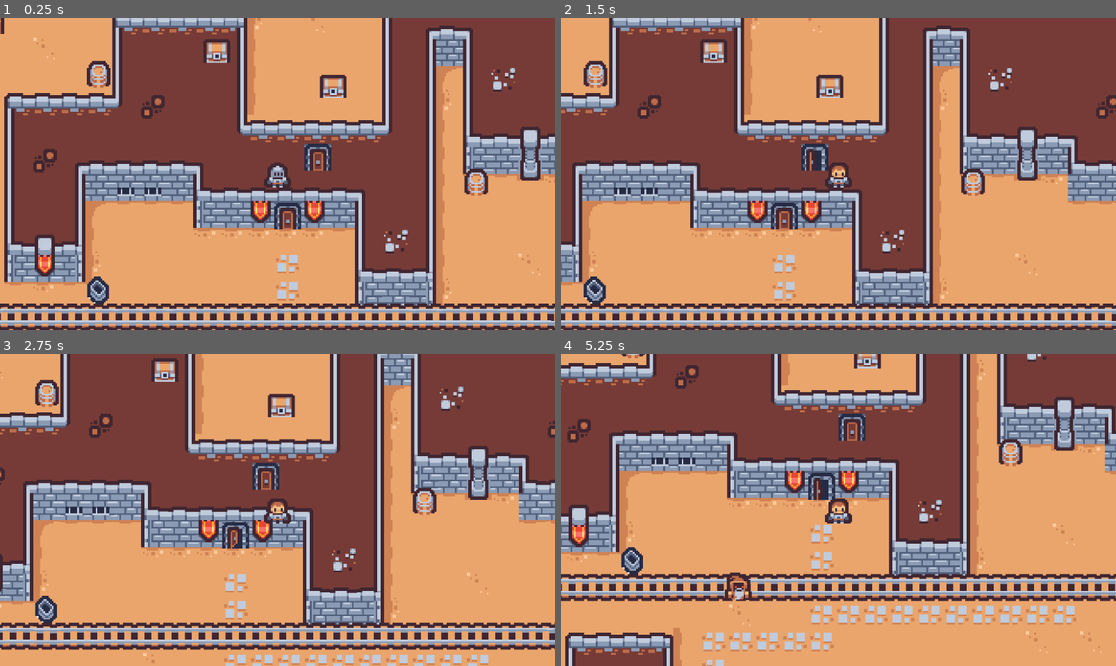
Above: before the commit, frames 1-4 (two rows, left to right).
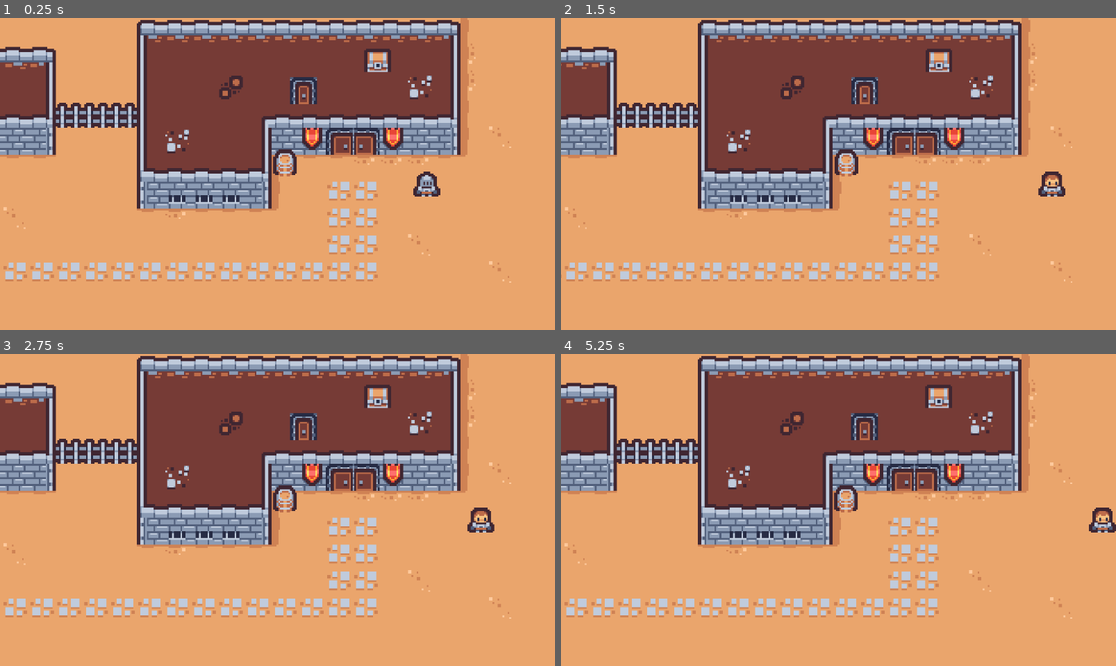
Above: after the commit, the same moments.

Repository: ki8yk8/game-dev-resolution
Game: Godot game, scene res://scenes/game_play.tscn
Same seed, same stepped clock (60 frames per second), same inputs: the game is played once before the commit and once after it.
Inputs (mouse positions are in pixels of both pictures, inside the frame that each line leads up to):
- Up to frame 1 (0.25 s): no input
- Up to frame 2 (1.5 s): tap Enter (ui_accept) at 0.5, 0.77 s; move the mouse to (960, 158) at 0.52 s; hold Right (ui_right) from 0.53 s (still down); tap Alt at 0.6 s; click (960, 158) at 0.67 s; move the mouse to (727, 189) at 1.27 s; tap Shift at 1.35 s
- Up to frame 3 (2.75 s): tap Enter (ui_accept) at 1.52 s; move the mouse to (333, 441) at 2.02 s; release Right (ui_right) at 2.03 s; hold Left (ui_left) from 2.03 s (still down); tap Alt at 2.1 s
- Up to frame 4 (5.25 s): move the mouse to (810, 572) at 2.77 s; release Left (ui_left) at 2.78 s; hold Right (ui_right) 2.78-4.28 s; tap Shift at 2.85, 4.35 s; click (810, 572) at 2.92 s; tap Enter (ui_accept) at 3.02, 3.77, 4.52 s; move the mouse to (1005, 556) at 3.52 s; tap Alt at 3.6, 5.1 s; move the mouse to (672, 463) at 4.27 s; hold Left (ui_left) 4.28-5.03 s; move the mouse to (866, 510) at 5.02 s; hold Right (ui_right) from 5.03 s (still down); click (866, 510) at 5.17 s

The runs differ from the first frame. In frame 1, 66% of the frame differs, in the area x 0-100%, y 0-100%; in frame 2, 67%; in frame 3, 61%; in frame 4, 57%.

Commit message:
adds big door and multiple doors to the gameplay

Diff:
--- a/scenes/big_door.tscn
+++ b/scenes/big_door.tscn
@@ -40,14 +40,21 @@
 }]
 
 [sub_resource type="RectangleShape2D" id="RectangleShape2D_42v4m"]
-size = Vector2(30, 27)
+size = Vector2(30, 19)
 
 [node name="BigDoor" type="Area2D" unique_id=1314238884]
+collision_mask = 2
 script = ExtResource("1_dan0d")
 
 [node name="AnimatedSprite2D" type="AnimatedSprite2D" parent="." unique_id=1225451255]
 sprite_frames = SubResource("SpriteFrames_7w5vy")
 
 [node name="CollisionShape2D" type="CollisionShape2D" parent="." unique_id=1779131815]
-position = Vector2(0, 6.5)
+position = Vector2(0, 2.5)
 shape = SubResource("RectangleShape2D_42v4m")
+
+[node name="Timer" type="Timer" parent="." unique_id=1854843250]
+
+[connection signal="body_entered" from="." to="." method="_on_body_entered"]
+[connection signal="body_exited" from="." to="." method="_on_body_exited"]
+[connection signal="timeout" from="Timer" to="." method="_on_timer_timeout"]
--- a/scenes/game_play.tscn
+++ b/scenes/game_play.tscn
@@ -10,6 +10,7 @@
 [ext_resource type="Script" uid="uid://cxrfyp1xa6geh" path="res://scripts/aatam_follow.gd" id="7_x4ub6"]
 [ext_resource type="PackedScene" uid="uid://gas7vqg8t0ei" path="res://scenes/door_portal.tscn" id="9_k38ww"]
 [ext_resource type="PackedScene" uid="uid://bcrnwq0xyc6al" path="res://scenes/small_door.tscn" id="10_r1jqb"]
+[ext_resource type="PackedScene" uid="uid://cr8hytm6wx04p" path="res://scenes/big_door.tscn" id="11_r1jqb"]
 
 [sub_resource type="TileSetAtlasSource" id="TileSetAtlasSource_6it1n"]
 texture = ExtResource("1_6it1n")
@@ -544,7 +545,8 @@
 tile_set = SubResource("TileSet_hm83i")
 
 [node name="Player" parent="." unique_id=1116653195 instance=ExtResource("2_swo0f")]
-position = Vector2(114, -29)
+z_index = 2
+position = Vector2(556, 196)
 
 [node name="Camera2D" type="Camera2D" parent="Player" unique_id=1878565070]
 zoom = Vector2(3.5, 3.5)
@@ -612,10 +614,36 @@
 
 [node name="Aatma" parent="PathFollowers/CementryGhostPath/PathFollow2D" unique_id=817781038 instance=ExtResource("7_0daha")]
 
-[node name="DoorPortal" parent="." unique_id=648481751 instance=ExtResource("9_k38ww")]
-
-[node name="SmallDoor" parent="DoorPortal" unique_id=798793256 instance=ExtResource("10_r1jqb")]
-position = Vector2(138, -39)
-
-[node name="SmallDoor2" parent="DoorPortal" unique_id=913765217 instance=ExtResource("10_r1jqb")]
+[node name="Doors" type="Node2D" parent="." unique_id=2011547860]
+
+[node name="DoorPortal" parent="Doors" unique_id=648481751 instance=ExtResource("9_k38ww")]
+
+[node name="SmallDoor" parent="Doors/DoorPortal" unique_id=798793256 instance=ExtResource("10_r1jqb")]
+position = Vector2(175, -8)
+
+[node name="SmallDoor2" parent="Doors/DoorPortal" unique_id=913765217 instance=ExtResource("10_r1jqb")]
 position = Vector2(120, -4)
+
+[node name="DoorPortal2" parent="Doors" unique_id=1922790533 instance=ExtResource("9_k38ww")]
+
+[node name="SmallDoor" parent="Doors/DoorPortal2" unique_id=1809001040 instance=ExtResource("10_r1jqb")]
+position = Vector2(500, -101)
+
+[node name="SmallDoor2" parent="Doors/DoorPortal2" unique_id=599429848 instance=ExtResource("10_r1jqb")]
+position = Vector2(527, -75)
+
+[node name="DoorPortal3" parent="Doors" unique_id=2018431902 instance=ExtResource("9_k38ww")]
+
+[node name="BigDoor" parent="Doors/DoorPortal3" unique_id=1314238884 instance=ExtResource("11_r1jqb")]
+position = Vector2(512, 171)
+
+[node name="SmallDoor" parent="Doors/DoorPortal3" unique_id=1988501293 instance=ExtResource("10_r1jqb")]
+position = Vector2(483, 141)
+
+[node name="DoorPortal4" parent="Doors" unique_id=1753526583 instance=ExtResource("9_k38ww")]
+
+[node name="BigDoor" parent="Doors/DoorPortal4" unique_id=1067315336 instance=ExtResource("11_r1jqb")]
+position = Vector2(-112, 235)
+
+[node name="SmallDoor" parent="Doors/DoorPortal4" unique_id=1421649051 instance=ExtResource("10_r1jqb")]
+position = Vector2(-162, 202)
--- a/scenes/small_door.tscn
+++ b/scenes/small_door.tscn
@@ -40,7 +40,7 @@
 }]
 
 [sub_resource type="RectangleShape2D" id="RectangleShape2D_k0uhg"]
-size = Vector2(16, 24)
+size = Vector2(16, 18)
 
 [node name="SmallDoor" type="Area2D" unique_id=798793256]
 collision_mask = 2
@@ -50,11 +50,8 @@
 sprite_frames = SubResource("SpriteFrames_sx5dh")
 
 [node name="CollisionShape2D" type="CollisionShape2D" parent="." unique_id=494526226]
-position = Vector2(0, 4)
+position = Vector2(0, 1)
 shape = SubResource("RectangleShape2D_k0uhg")
-
-[node name="Marker2D" type="Marker2D" parent="." unique_id=1120489288]
-position = Vector2(0, 12)
 
 [node name="CoolDownTimer" type="Timer" parent="." unique_id=1173560930]
 wait_time = 3.0
--- a/scripts/big_door.gd
+++ b/scripts/big_door.gd
@@ -1,2 +1,39 @@
 extends Area2D
 class_name BigDoor
+
+@onready var animatedSprite: AnimatedSprite2D = $AnimatedSprite2D
+@onready var cooldownTimer: Timer = $Timer
+
+var partner: Node2D = null
+var isCooldown: bool = false
+
+func _on_body_entered(body: Node2D) -> void:
+	# if on cooldown nothing happens
+	if isCooldown:
+		return
+
+	# start the cool down period along with for partner
+	isCooldown = true
+	partner.isCooldown = true
+	cooldownTimer.start()
+	partner.cooldownTimer.start()
+
+	animatedSprite.play("default")
+	await animatedSprite.animation_finished
+	# move the player from one poistion to another
+	var tween = create_tween()
+	tween.tween_property(body, "global_position", partner.global_position, 1)
+	# play the animation for the partner as well
+	partner.animatedSprite.play("default")
+	await tween.finished
+
+func _on_body_exited(body: Node2D) -> void:
+	animatedSprite.play_backwards("default")
+
+func _on_cool_down_timer_timeout() -> void:
+	cooldownTimer.stop()
+	isCooldown = false
+
+
+func _on_timer_timeout() -> void:
+	pass # Replace with function body.
--- a/scripts/small_door.gd
+++ b/scripts/small_door.gd
@@ -3,12 +3,10 @@
 
 @onready var animatedSprite: AnimatedSprite2D = $AnimatedSprite2D
 @onready var cooldownTimer: Timer = $CoolDownTimer
-@onready var marker: Marker2D = $Marker2D
 
 var partner: Node2D = null
 var isCooldown: bool = false
 
-# TODO: add some cooldown peroid here
 func _on_body_entered(body: Node2D) -> void:
 	# if on cooldown nothing happens
 	if isCooldown:
